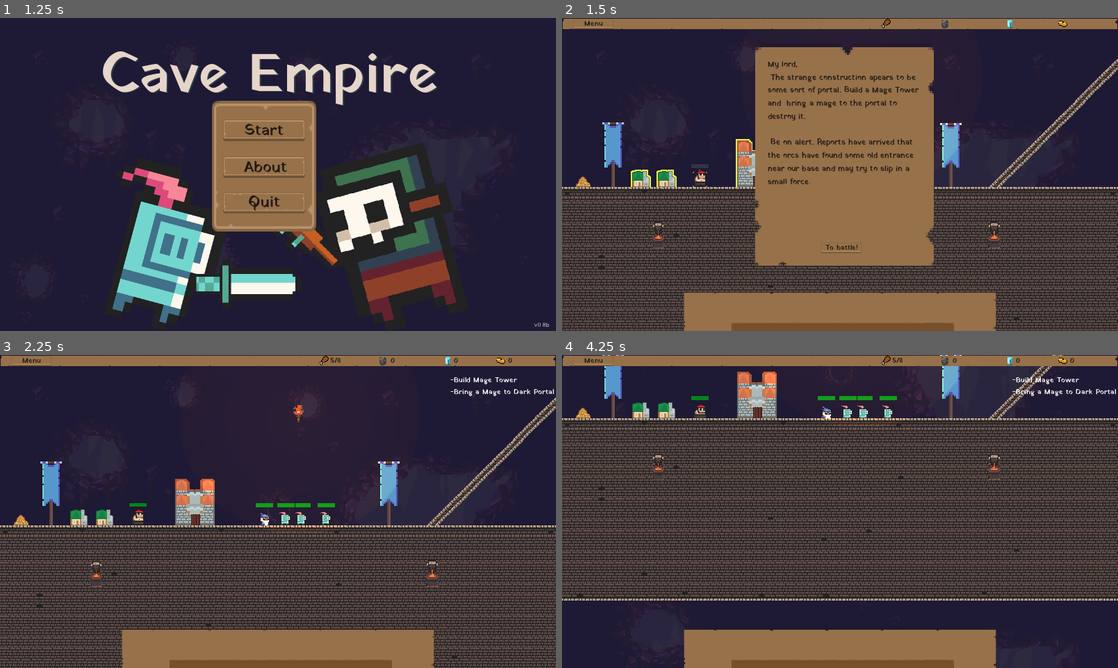
Above: before the commit, frames 1-4 (two rows, left to right).
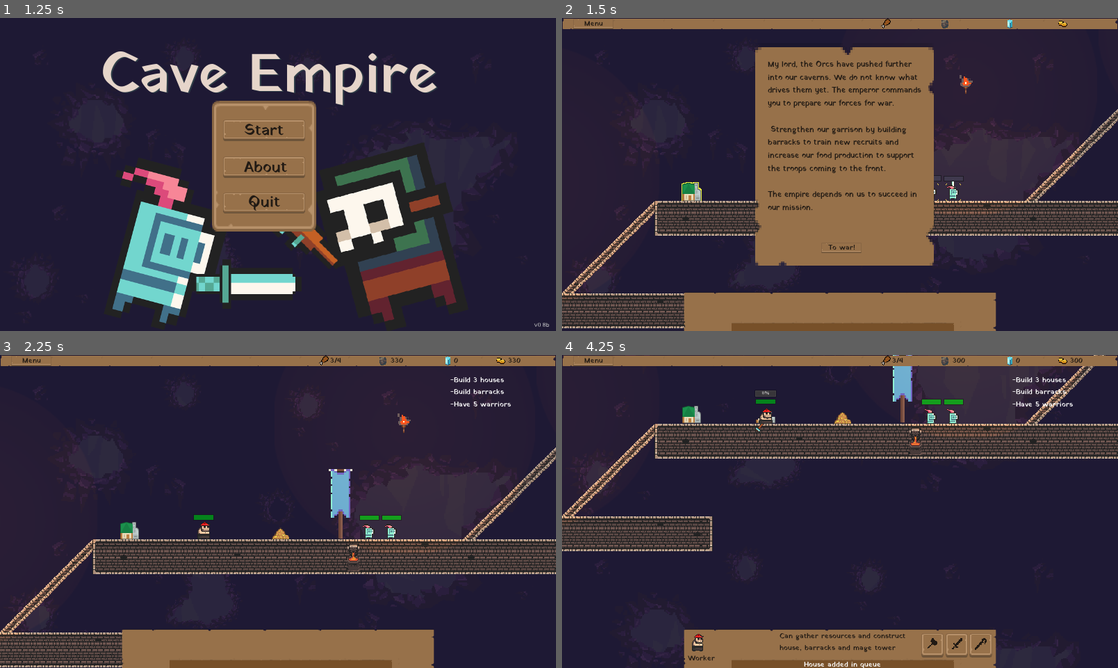
Above: after the commit, the same moments.

Repository: mastorak/caveempire
Game: Godot game, scene res://src/screen/MainMenuScreen.tscn
The game is run twice, just before and just after one commit, with the same random seed, the same clock (stepped at 60 frames per second) and the same inputs.
Inputs (mouse positions are in pixels of both pictures, inside the frame that each line leads up to):
- Up to frame 1 (1.25 s): tap Enter at 0.5 s; move the mouse to (400, 158) at 0.52 s; hold Right (ui_right) from 0.53 s (still down); click (400, 158) at 0.6 s; tap Up (ui_up) at 0.77 s
- Up to frame 2 (1.5 s): release Right (ui_right) at 1.25 s; click "Start" at 1.25 s
- Up to frame 3 (2.25 s): click "To battle!" (after the commit: "To war!") at 2 s
- Up to frame 4 (4.25 s): drag from (701, 517) to (812, 574) at 2.77 s; click (934, 646) at 3.52 s

Frame 1 is identical in both runs. In frame 2, 27% of the frame differs, in the area x 0-100%, y 13-100%; in frame 3, 31%; in frame 4, 43%, in the area x 0-100%, y 0-100%.

Commit message:
fixed memory leak, fixed crash on exit, fixed unit selection bug

Diff:
--- /dev/null
+++ b/properties.cfg
@@ -0,0 +1,3 @@
+[campaign]
+
+level="level2"
--- a/src/gui/BottomPanel.tscn
+++ b/src/gui/BottomPanel.tscn
@@ -1,8 +1,14 @@
-[gd_scene load_steps=4 format=2]
+[gd_scene load_steps=10 format=2]
 
 [ext_resource path="res://resources/ui/panel-short.png" type="Texture" id=1]
-[ext_resource path="res://resources/ui/panel-small.png" type="Texture" id=2]
-[ext_resource path="res://resources/fonts/YatraOne16.res" type="DynamicFont" id=3]
+[ext_resource path="res://src/gui/BuildingInfo.tscn" type="PackedScene" id=2]
+[ext_resource path="res://src/gui/UnitInfo.tscn" type="PackedScene" id=3]
+[ext_resource path="res://src/gui/WorkerPanel.tscn" type="PackedScene" id=4]
+[ext_resource path="res://src/gui/MagePanel.tscn" type="PackedScene" id=5]
+[ext_resource path="res://src/gui/FighterPanel.tscn" type="PackedScene" id=6]
+[ext_resource path="res://src/gui/BuildingPanel.tscn" type="PackedScene" id=7]
+[ext_resource path="res://resources/ui/panel-small.png" type="Texture" id=8]
+[ext_resource path="res://resources/fonts/YatraOne16.res" type="DynamicFont" id=9]
 
 [node name="BottomPanel" type="TextureRect"]
 
@@ -60,6 +66,18 @@
 alignment = 0
 _sections_unfolded = [ "Grow Direction", "Margin", "Mouse" ]
 
+[node name="BuildingInfo" parent="HSplitContainer/InfoContainer" index="0" instance=ExtResource( 2 )]
+
+visible = false
+margin_right = 24.0
+margin_bottom = 70.0
+
+[node name="UnitInfo" parent="HSplitContainer/InfoContainer" index="1" instance=ExtResource( 3 )]
+
+visible = false
+margin_right = 8.0
+margin_bottom = 70.0
+
 [node name="CommandContainer" type="HBoxContainer" parent="HSplitContainer" index="1"]
 
 anchor_left = 0.0
@@ -79,6 +97,33 @@
 alignment = 2
 _sections_unfolded = [ "Margin", "Mouse" ]
 
+[node name="WorkerPanel" parent="HSplitContainer/CommandContainer" index="0" instance=ExtResource( 4 )]
+
+visible = false
+margin_left = 7.0
+margin_right = 170.0
+
+[node name="MagePanel" parent="HSplitContainer/CommandContainer" index="1" instance=ExtResource( 5 )]
+
+visible = false
+margin_left = 170.0
+margin_right = 170.0
+margin_bottom = 60.0
+
+[node name="FighterPanel" parent="HSplitContainer/CommandContainer" index="2" instance=ExtResource( 6 )]
+
+visible = false
+margin_left = 170.0
+margin_right = 170.0
+margin_bottom = 60.0
+
+[node name="BuildingPanel" parent="HSplitContainer/CommandContainer" index="3" instance=ExtResource( 7 )]
+
+visible = false
+margin_left = 118.0
+margin_right = 170.0
+margin_bottom = 60.0
+
 [node name="ConsolePanel" type="TextureRect" parent="HSplitContainer" index="2"]
 
 anchor_left = 0.0
--- a/src/gui/BuildingInfo.gd
+++ b/src/gui/BuildingInfo.gd
@@ -18,7 +18,7 @@
 	load_nodes()
 
 func _process(delta):
-	if current_building.is_training:
+	if current_building!=null && current_building.is_training:
 		training_bar.visible=true
 		training_bar.value=current_building.get_training_progress()
 	else:
@@ -67,7 +67,7 @@
 func update_training_info():
 
 	for child in training_queue_container.get_children():
-		training_queue_container.remove_child(child)
+		child.queue_free()
 
 	if current_building.is_training:
 		if current_building.object_under_training==Global.UNIT_NAME.WARRIOR:
--- a/src/gui/BuildingInfo.tscn
+++ b/src/gui/BuildingInfo.tscn
@@ -3,7 +3,7 @@
 [ext_resource path="res://src/gui/BuildingInfo.gd" type="Script" id=1]
 [ext_resource path="res://resources/fonts/YatraOne16.res" type="DynamicFont" id=2]
 
-[node name="BuildingInfo" type="HBoxContainer" index="0"]
+[node name="BuildingInfo" type="HBoxContainer"]
 
 anchor_left = 0.0
 anchor_top = 0.0
--- a/src/gui/TopPanel.gd
+++ b/src/gui/TopPanel.gd
@@ -3,29 +3,39 @@
 var prost_font=load("res://resources/fonts/ProstFont16.res")
 var yatra_font=load("res://resources/fonts/YatraOne16.res")
 
+var objectives_container
+
 func _ready():
-	# Called when the node is added to the scene for the first time.
-	# Initialization here
-	pass
+	objectives_container = get_node("ObjectivesContainer")
 
 #func _process(delta):
 #	# Called every frame. Delta is time since last frame.
 #	# Update game logic here.
 #	pass
 
+func clear_objectives():
+	if objectives_container!=null:
+		for i in objectives_container.get_children():
+			i.queue_free()
+
+
 func update_objectives(objectives):
-	var objectives_container=get_node("ObjectivesContainer")
-	for child in objectives_container.get_children():
-		objectives_container.remove_child(child)
 
-	for i in objectives:
-		var label=Label.new()
-		label.text=i[0]
-		label.add_font_override("font",yatra_font)
+#	for child in objectives_container.get_children():
+#		child.queue_free()
 
-		if i[1]==true:
-			label.set("custom_colors/font_color",Color(0,1,0))
-		objectives_container.add_child(label)
+	if objectives_container.get_children().size()==0:
+		for i in objectives:
+			var label=Label.new()
+			label.text=i[0]
+			label.add_font_override("font",yatra_font)
+			objectives_container.add_child(label)
+
+	else:
+		for i in range(0, objectives.size()):
+			if objectives[i][1]==true:
+				objectives_container.get_child(i).set("custom_colors/font_color",Color(0,1,0))
+
 
 
 
--- a/src/gui/UnitInfo.gd
+++ b/src/gui/UnitInfo.gd
@@ -43,7 +43,7 @@
 	name_label.text=""
 	Global.update_description("")
 	for child in $MultiUnitContainer.get_children():
-		$MultiUnitContainer.remove_child(child)
+		child.queue_free()
 
 
 func load_unit_info(unit):
--- a/src/level/Level1.tscn
+++ b/src/level/Level1.tscn
@@ -123,7 +123,7 @@
 
 [node name="Warrior2" parent="." index="14" instance=ExtResource( 10 )]
 
-position = Vector2( 1033.09, 478.077 )
+position = Vector2( 1019.09, 478.077 )
 
 [node name="BannerBlue" parent="." index="15" instance=ExtResource( 11 )]
 
--- a/src/level/Level2.tscn
+++ b/src/level/Level2.tscn
@@ -23,7 +23,7 @@
 [ext_resource path="res://src/decorations/Torch.tscn" type="PackedScene" id=21]
 [ext_resource path="res://src/structure/Barracks.tscn" type="PackedScene" id=22]
 
-[node name="Level2" type="Node2D" index="0"]
+[node name="Level2" type="Node2D"]
 
 script = ExtResource( 1 )
 _sections_unfolded = [ "Transform" ]
@@ -304,34 +304,34 @@
 [node name="Torch3" parent="." index="49" instance=ExtResource( 21 )]
 
 position = Vector2( -399.225, -9.72852 )
-frame = 3
 
 [node name="Torch4" parent="." index="50" instance=ExtResource( 21 )]
 
 position = Vector2( 2395.6, -308.982 )
+frame = 2
+
+[node name="Torch5" parent="." index="51" instance=ExtResource( 21 )]
+
+position = Vector2( 2521.08, 473.414 )
 frame = 1
 
-[node name="Torch5" parent="." index="51" instance=ExtResource( 21 )]
-
-position = Vector2( 2521.08, 473.414 )
-
 [node name="Torch6" parent="." index="52" instance=ExtResource( 21 )]
 
 position = Vector2( 3946, 1206.01 )
+frame = 1
 
 [node name="Torch7" parent="." index="53" instance=ExtResource( 21 )]
 
 position = Vector2( 5227.42, 1208.53 )
-frame = 3
 
 [node name="Torch8" parent="." index="54" instance=ExtResource( 21 )]
 
 position = Vector2( 6325.06, 732.719 )
-frame = 3
 
 [node name="Torch2" parent="." index="55" instance=ExtResource( 21 )]
 
 position = Vector2( 895.727, 176.305 )
+frame = 1
 
 [node name="Barracks" parent="." index="56" instance=ExtResource( 22 )]
 
--- a/src/level/TestLevel.tscn
+++ b/src/level/TestLevel.tscn
@@ -1,14 +1,11 @@
-[gd_scene load_steps=8 format=2]
+[gd_scene load_steps=5 format=2]
 
 [ext_resource path="res://src/tiles/WallTileSet.tres" type="TileSet" id=1]
 [ext_resource path="res://src/tiles/SlideTileSet.tres" type="TileSet" id=2]
 [ext_resource path="res://src/structure/Barracks.tscn" type="PackedScene" id=3]
 [ext_resource path="res://src/unit/Worker.tscn" type="PackedScene" id=4]
-[ext_resource path="res://src/unit/Warrior.tscn" type="PackedScene" id=5]
-[ext_resource path="res://src/unit/Mage.tscn" type="PackedScene" id=6]
-[ext_resource path="res://src/structure/Door.tscn" type="PackedScene" id=7]
 
-[node name="TestLevel" type="Node2D"]
+[node name="TestLevel" type="Node2D" index="0"]
 
 [node name="WallTileMap" type="TileMap" parent="." index="0"]
 
@@ -60,28 +57,3 @@
 [node name="Worker2" parent="." index="3" instance=ExtResource( 4 )]
 
 position = Vector2( 467.527, 479.607 )
-
-[node name="Warrior" parent="." index="4" instance=ExtResource( 5 )]
-
-position = Vector2( 728.722, 476.646 )
-
-[node name="Warrior3" parent="." index="5" instance=ExtResource( 5 )]
-
-position = Vector2( 753.208, 476.646 )
-
-[node name="Warrior2" parent="." index="6" instance=ExtResource( 5 )]
-
-position = Vector2( 681.109, 476.646 )
-
-[node name="Mage" parent="." index="7" instance=ExtResource( 6 )]
-
-position = Vector2( 659.623, 478.3 )
-
-[node name="Mage2" parent="." index="8" instance=ExtResource( 6 )]
-
-position = Vector2( 685.47, 478.3 )
-
-[node name="Door" parent="." index="9" instance=ExtResource( 7 )]
-
-position = Vector2( 1222.71, 479.468 )
-spawn_rate = 5
--- a/src/screen/GameScreen.gd
+++ b/src/screen/GameScreen.gd
@@ -8,14 +8,6 @@
 var multi_select
 
 var command_object
-
-var worker_panel_scene = load("res://src/gui/WorkerPanel.tscn")
-var fighter_panel_scene = load("res://src/gui/FighterPanel.tscn")
-var mage_panel_scene = load("res://src/gui/MagePanel.tscn")
-
-var building_panel_scene = load("res://src/gui/BuildingPanel.tscn")
-var building_info_scene=load("res://src/gui/BuildingInfo.tscn")
-var unit_info_scene=load("res://src/gui/UnitInfo.tscn")
 
 var cursor_normal = load("res://resources/ui/cursor/cursorHand_grey.png")
 var cursor_sword = load("res://resources/ui/cursor/cursorSword_silver.png")
@@ -29,14 +21,8 @@
 var cursor_arrow_bottom_left = load("res://resources/ui/cursor/arrowSilver_bottom-left.png")
 
 
-var worker_panel
-var fighter_panel
-var mage_panel
-var building_panel
 var command_container
 var info_container
-var building_info
-var unit_info
 
 var unit_selected=false
 var building_selected=false
@@ -57,13 +43,6 @@
 
 	camera_extend_x=$LevelViewport.get_viewport().size.x/2
 	camera_extend_y=$LevelViewport.get_viewport().size.y/2
-
-	worker_panel=worker_panel_scene.instance()
-	fighter_panel=fighter_panel_scene.instance()
-	mage_panel=mage_panel_scene.instance()
-	building_panel=building_panel_scene.instance()
-	building_info=building_info_scene.instance()
-	unit_info=unit_info_scene.instance()
 
 	command_container=get_node("CanvasLayer/BottomPanel/HSplitContainer/CommandContainer")
 	info_container=get_node("CanvasLayer/BottomPanel/HSplitContainer/InfoContainer")
@@ -262,32 +241,33 @@
 
 func switch_panel_to_multi_unit(units):
 	clear_bottom_panel()
-	unit_info.load_multi_units(units)
-	info_container.add_child(unit_info)
+	info_container.get_node("UnitInfo").load_multi_units(units)
+	info_container.get_node("UnitInfo").visible=true
 
 func switch_command_panel(object):
 	clear_bottom_panel()
 
 	if object.is_unit():
 		if object.unit_name==Global.UNIT_NAME.WORKER:
-			command_container.add_child(worker_panel)
+			command_container.get_node("WorkerPanel").visible=true
 		elif object.unit_name==Global.UNIT_NAME.WARRIOR:
-			command_container.add_child(fighter_panel)
+			command_container.get_node("FighterPanel").visible=true
 		elif object.unit_name==Global.UNIT_NAME.MAGE:
-			command_container.add_child(mage_panel)
-		unit_info.load_unit_info(object)
-		info_container.add_child(unit_info)
+			command_container.get_node("MagePanel").visible=true
+		info_container.get_node("UnitInfo").load_unit_info(object)
+		info_container.get_node("UnitInfo").visible=true
 	elif object.is_building():
-		building_info.load_building_info(object)
-		command_container.add_child(building_panel)
-		info_container.add_child(building_info)
+		info_container.get_node("BuildingInfo").load_building_info(object)
+		info_container.get_node("BuildingInfo").visible=true
+		command_container.get_node("BuildingPanel").visible=true
+
 
 func clear_bottom_panel():
-	unit_info.clear_unit_info()
+	info_container.get_node("UnitInfo").clear_unit_info()
 	for child in command_container.get_children():
-		command_container.remove_child(child)
+		child.visible=false
 	for child in info_container.get_children():
-		info_container.remove_child(child)
+		child.visible=false
 
 func deselect_objects(objects):
 	for i in objects:
--- a/src/screen/GameScreen.tscn
+++ b/src/screen/GameScreen.tscn
@@ -2,7 +2,7 @@
 
 [ext_resource path="res://src/screen/GameScreen.gd" type="Script" id=1]
 [ext_resource path="res://src/screen/Level.gd" type="Script" id=2]
-[ext_resource path="res://src/level/Level2.tscn" type="PackedScene" id=3]
+[ext_resource path="res://src/level/Level1.tscn" type="PackedScene" id=3]
 [ext_resource path="res://src/screen/LevelViewport.tscn" type="PackedScene" id=4]
 [ext_resource path="res://src/screen/ParallaxBackground.tscn" type="PackedScene" id=5]
 [ext_resource path="res://src/gui/BottomPanel.tscn" type="PackedScene" id=6]
@@ -22,11 +22,12 @@
 script = ExtResource( 2 )
 _sections_unfolded = [ "Pause" ]
 
-[node name="Level2" parent="Level" index="0" instance=ExtResource( 3 )]
+[node name="Level1" parent="Level" index="0" instance=ExtResource( 3 )]
 
 [node name="LevelViewport" parent="." index="1" instance=ExtResource( 4 )]
 
 position = Vector2( 0, 7.29767 )
+zoom = Vector2( 1.2, 1.2 )
 _sections_unfolded = [ "Drag Margin", "Smoothing", "Transform" ]
 
 [node name="ParallaxBackground" parent="LevelViewport" index="0" instance=ExtResource( 5 )]
--- a/src/screen/Level.gd
+++ b/src/screen/Level.gd
@@ -22,8 +22,6 @@
 var level2_scene=load("res://src/level/Level2.tscn")
 
 func _ready():
-	reset_level()
-
 	rock_counter=get_node("../CanvasLayer/TopPanel/RockCounter/NumberOfItems")
 	crystal_counter=get_node("../CanvasLayer/TopPanel/CrystalCounter/NumberOfItems")
 	gold_counter=get_node("../CanvasLayer/TopPanel/GoldCounter/NumberOfItems")
@@ -31,14 +29,16 @@
 	top_panel=get_node("../CanvasLayer/TopPanel")
 	dialogs=get_node("../CanvasLayer/Dialogs")
 
+	reset_level()
 
 func reset_level():
-	gold=0
-	rocks=0
+	gold=330
+	rocks=330
 	crystals=0
 	food=0
 	load_level_properties()
 	get_tree().paused = true
+	top_panel.clear_objectives()
 
 
 func victory():
@@ -50,7 +50,6 @@
 		Global.properties["campaign"]["level"]="level3"
 		Global.save_properties()
 
-	top_panel.update_objectives(current_level.get_objectives())
 	get_tree().paused = true
 	get_node("../CanvasLayer/Dialogs/LevelEnd").visible=true
 
@@ -140,9 +139,10 @@
 	elif new_level_number=="level2":
 		new_level=level2_scene.instance()
 
-	remove_child(current_level)
+	current_level.queue_free()
 	add_child(new_level)
 	reset_level()
+	current_level=new_level
 
 	dialogs=get_node("../CanvasLayer/Dialogs")
 	dialogs.get_node("LevelEnd").visible=false
--- a/src/unit/Mage.tscn
+++ b/src/unit/Mage.tscn
@@ -18,7 +18,7 @@
 [sub_resource type="RectangleShape2D" id=1]
 
 custom_solver_bias = 0.0
-extents = Vector2( 21.2625, 21.8972 )
+extents = Vector2( 21.2625, 33.5471 )
 
 [sub_resource type="SpriteFrames" id=2]
 
@@ -34,7 +34,7 @@
 "speed": 5.0
 } ]
 
-[node name="Mage" type="KinematicBody2D"]
+[node name="Mage" type="KinematicBody2D" index="0"]
 
 position = Vector2( 0.429276, 0.643915 )
 input_pickable = true
@@ -50,11 +50,8 @@
 
 [node name="CollisionShape2D" type="CollisionShape2D" parent="." index="0"]
 
-position = Vector2( 0.858536, 10.088 )
+position = Vector2( 1.29581, -1.41146 )
 shape = SubResource( 1 )
-__meta__ = {
-"_edit_group_": true
-}
 
 [node name="Weapon" parent="." index="1" instance=ExtResource( 2 )]
 
@@ -83,10 +80,10 @@
 margin_left = -28.0
 margin_top = -36.0
 margin_right = 28.0
-margin_bottom = 4.0
+margin_bottom = -20.0
 rect_pivot_offset = Vector2( 0, 0 )
 rect_clip_content = false
-mouse_filter = 1
+mouse_filter = 2
 mouse_default_cursor_shape = 0
 size_flags_horizontal = 1
 size_flags_vertical = 1
@@ -103,4 +100,4 @@
 radial_fill_degrees = 360.0
 radial_center_offset = Vector2( 0, 0 )
 nine_patch_stretch = false
-_sections_unfolded = [ "Textures" ]
+_sections_unfolded = [ "Mouse", "Textures" ]
--- a/src/unit/Unit.gd
+++ b/src/unit/Unit.gd
@@ -86,6 +86,7 @@
 #set mouse_over from connected event
 func _mouse_over(over):
 	mouse_over = over
+	print(mouse_over)
 
 
 func _on_override_timer_timeout():
--- a/src/unit/Warrior.tscn
+++ b/src/unit/Warrior.tscn
@@ -18,7 +18,7 @@
 [sub_resource type="RectangleShape2D" id=1]
 
 custom_solver_bias = 0.0
-extents = Vector2( 21.2625, 21.8155 )
+extents = Vector2( 21.2625, 32.8536 )
 
 [sub_resource type="SpriteFrames" id=2]
 
@@ -50,7 +50,7 @@
 
 [node name="CollisionShape2D" type="CollisionShape2D" parent="." index="0"]
 
-position = Vector2( 0.858536, 10.088 )
+position = Vector2( 0.542984, -0.798768 )
 shape = SubResource( 1 )
 
 [node name="Weapon" parent="." index="1" instance=ExtResource( 2 )]
@@ -82,10 +82,10 @@
 margin_left = -26.0
 margin_top = -36.0
 margin_right = 30.0
-margin_bottom = 4.0
+margin_bottom = -20.0
 rect_pivot_offset = Vector2( 0, 0 )
 rect_clip_content = false
-mouse_filter = 1
+mouse_filter = 2
 mouse_default_cursor_shape = 0
 size_flags_horizontal = 1
 size_flags_vertical = 1
@@ -102,4 +102,4 @@
 radial_fill_degrees = 360.0
 radial_center_offset = Vector2( 0, 0 )
 nine_patch_stretch = false
-_sections_unfolded = [ "Textures" ]
+_sections_unfolded = [ "Focus", "Mouse", "Textures" ]
--- a/src/unit/Worker.tscn
+++ b/src/unit/Worker.tscn
@@ -18,7 +18,7 @@
 [sub_resource type="RectangleShape2D" id=1]
 
 custom_solver_bias = 0.0
-extents = Vector2( 21.2625, 21.8972 )
+extents = Vector2( 21.2625, 34.0267 )
 
 [sub_resource type="SpriteFrames" id=2]
 
@@ -34,7 +34,7 @@
 "speed": 5.0
 } ]
 
-[node name="Worker" type="KinematicBody2D"]
+[node name="Worker" type="KinematicBody2D" index="0"]
 
 position = Vector2( 0.429276, 0.643915 )
 input_pickable = true
@@ -50,11 +50,8 @@
 
 [node name="CollisionShape2D" type="CollisionShape2D" parent="." index="0"]
 
-position = Vector2( 0.858536, 10.088 )
+position = Vector2( 0.811585, -2.29893 )
 shape = SubResource( 1 )
-__meta__ = {
-"_edit_group_": true
-}
 
 [node name="Weapon" parent="." index="1" instance=ExtResource( 2 )]
 
@@ -72,8 +69,8 @@
 
 [node name="SelectedFrame" type="Sprite" parent="AnimatedSprite" index="0"]
 
-position = Vector2( 0.133187, 8.24854 )
-scale = Vector2( 0.665256, 0.814326 )
+position = Vector2( 1.41577, 6.17774 )
+scale = Vector2( 0.705337, 0.879038 )
 texture = ExtResource( 12 )
 _sections_unfolded = [ "Visibility" ]
 
@@ -86,10 +83,10 @@
 margin_left = -28.0
 margin_top = -37.0
 margin_right = 28.0
-margin_bottom = 3.0
+margin_bottom = -21.0
 rect_pivot_offset = Vector2( 0, 0 )
 rect_clip_content = false
-mouse_filter = 1
+mouse_filter = 2
 mouse_default_cursor_shape = 0
 size_flags_horizontal = 1
 size_flags_vertical = 1
@@ -106,4 +103,4 @@
 radial_fill_degrees = 360.0
 radial_center_offset = Vector2( 0, 0 )
 nine_patch_stretch = false
-_sections_unfolded = [ "Textures" ]
+_sections_unfolded = [ "Mouse", "Textures" ]
Not shown: 3 places in src/gui/BottomPanel.tscn that only renumber resources
